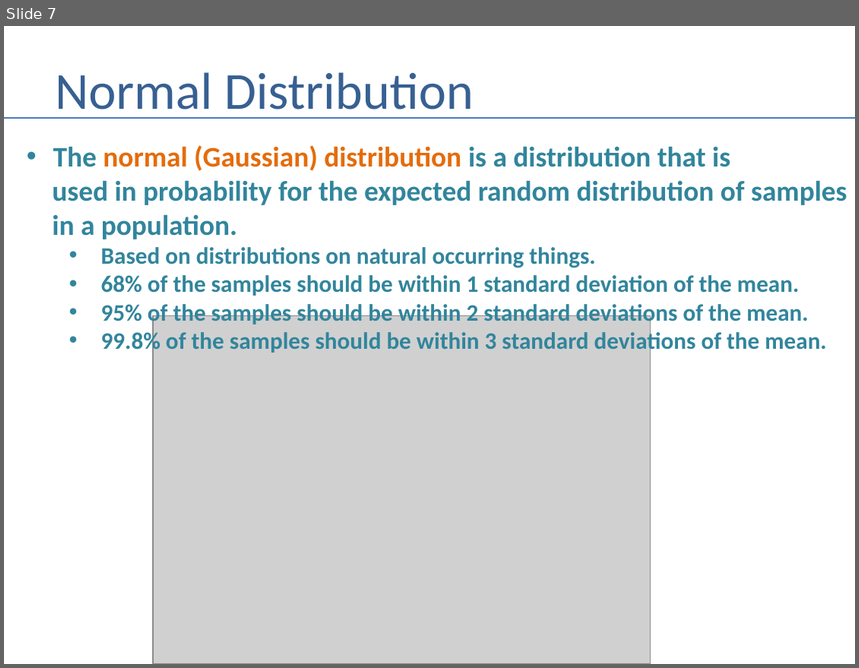
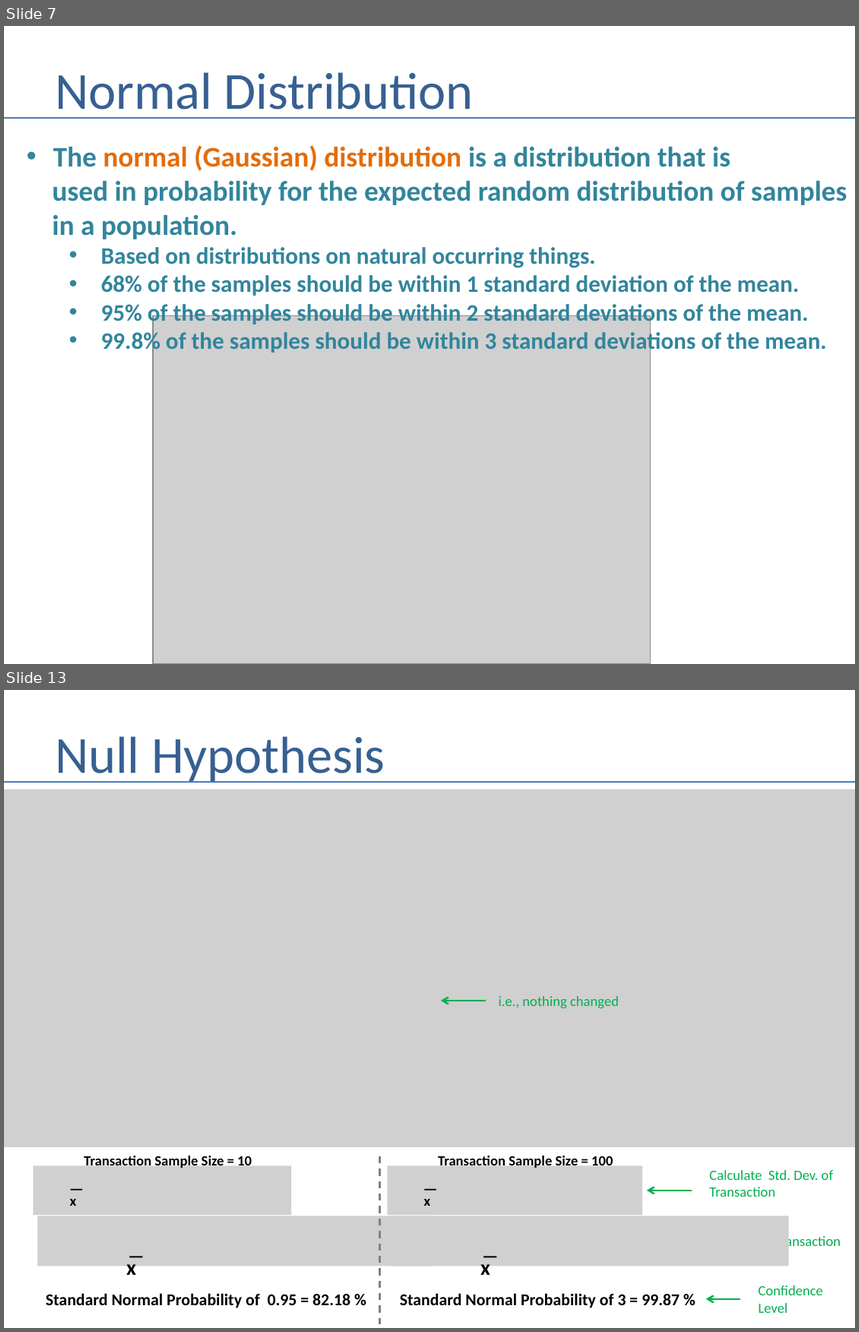
Before and after one commit to andrewferlitsch/Portland-Data-Science-Group, a slide deck: Presentations/Stats - Basics - Terms.pptx. Shown one above the other, each under a label of ours: slide 7 before the commit, slides 7 and 13 after it; the slides between them are not shown. The pictures are 859x668 and 859x1332 pixels, drawn with LibreOffice and Linux fonts; fonts in the diff are those of the drawing; grey boxes stand for pictures. Boxes give left, top, right and bottom in pixels: in the first picture for what was removed or moved away, otherwise in the second. Text is boxed around its words. In the diff, an @@ line names an element or a change of style, - is before the commit and + after.

```diff
--- a/Presentations/Stats - Basics - Terms.pptx
+++ b/Presentations/Stats - Basics - Terms.pptx
@@ slide 13 added at [4, 690, 855, 1328], background #FFFFFF @@
@@ title added at [55, 736, 386, 783], 44 pt, text #376092 @@
+Null Hypothesis
@@ line added from (4, 782) to (855, 782), #4B7EBC 1.5 pt @@
@@ picture added at [4, 790, 855, 1148] @@
@@ arrow added from (486, 1001) to (441, 1001), #00B050 1.5 pt @@
@@ text added at [499, 996, 619, 1008], 12 pt, text #00B050 @@
+i.e., nothing changed
@@ picture added at [33, 1166, 291, 1215] @@
@@ text added at [84, 1154, 252, 1168], 12 pt, text #000000, bold @@
+Transaction Sample Size = 10
@@ line added from (380, 1157) to (380, 1325), #808080 1.5 pt dashed @@
@@ picture added at [387, 1166, 642, 1215] @@
@@ text added at [438, 1154, 613, 1168], 12 pt, text #000000, bold @@
+Transaction Sample Size = 100
@@ arrow added from (692, 1191) to (647, 1191), #00B050 1.5 pt @@
@@ text added at [709, 1170, 834, 1197], 12 pt, text #00B050 @@
+Calculate Std. Dev. of
+Transaction
@@ text added at [70, 1199, 77, 1206], 12 pt, text #000000, bold @@
+x̅
@@ text added at [424, 1199, 431, 1206], 12 pt, text #000000, bold @@
+x̅
@@ picture added at [37, 1216, 435, 1266] @@
@@ picture added at [392, 1216, 789, 1266] @@
@@ text added at [775, 1235, 841, 1251], 12 pt, text #00B050 @@
+Z-Score of Transaction
@@ text added at [126, 1258, 136, 1281], 18 pt, text #000000, bold @@
+x̅
@@ text added at [481, 1258, 490, 1281], 18 pt, text #000000, bold @@
+x̅
@@ text added at [46, 1293, 351, 1309], 14 pt, text #000000, bold @@
+Standard Normal Probability of 0.95 = 82.18 %
@@ text added at [400, 1293, 680, 1309], 14 pt, text #000000, bold @@
+Standard Normal Probability of 3 = 99.87 %
@@ arrow added from (740, 1300) to (706, 1300), #00B050 1.5 pt @@
@@ text added at [759, 1286, 823, 1313], 12 pt, text #00B050 @@
+Confidence
+Level
```
Also in this commit, not shown: 5 other slides added.
